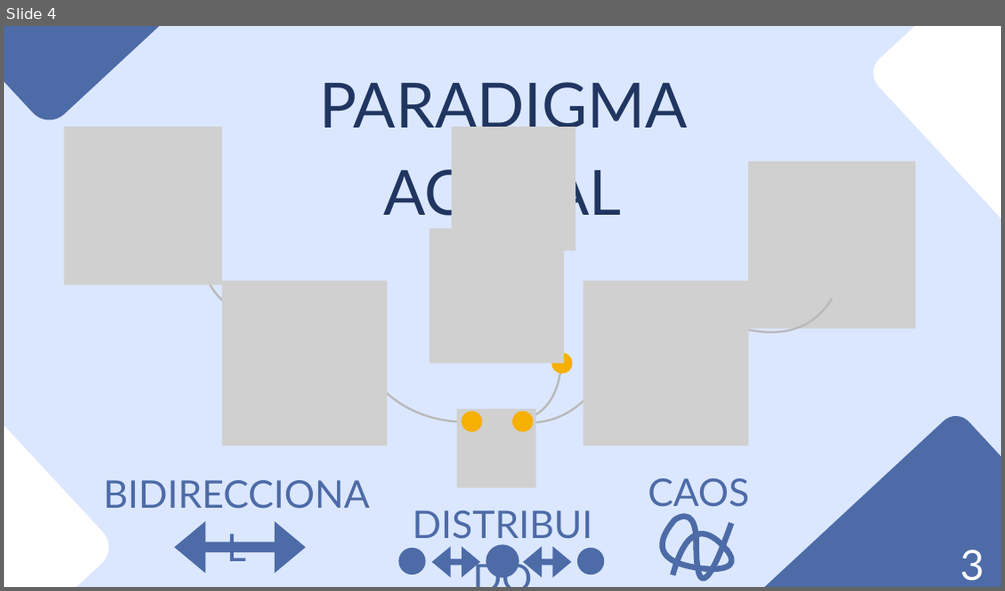
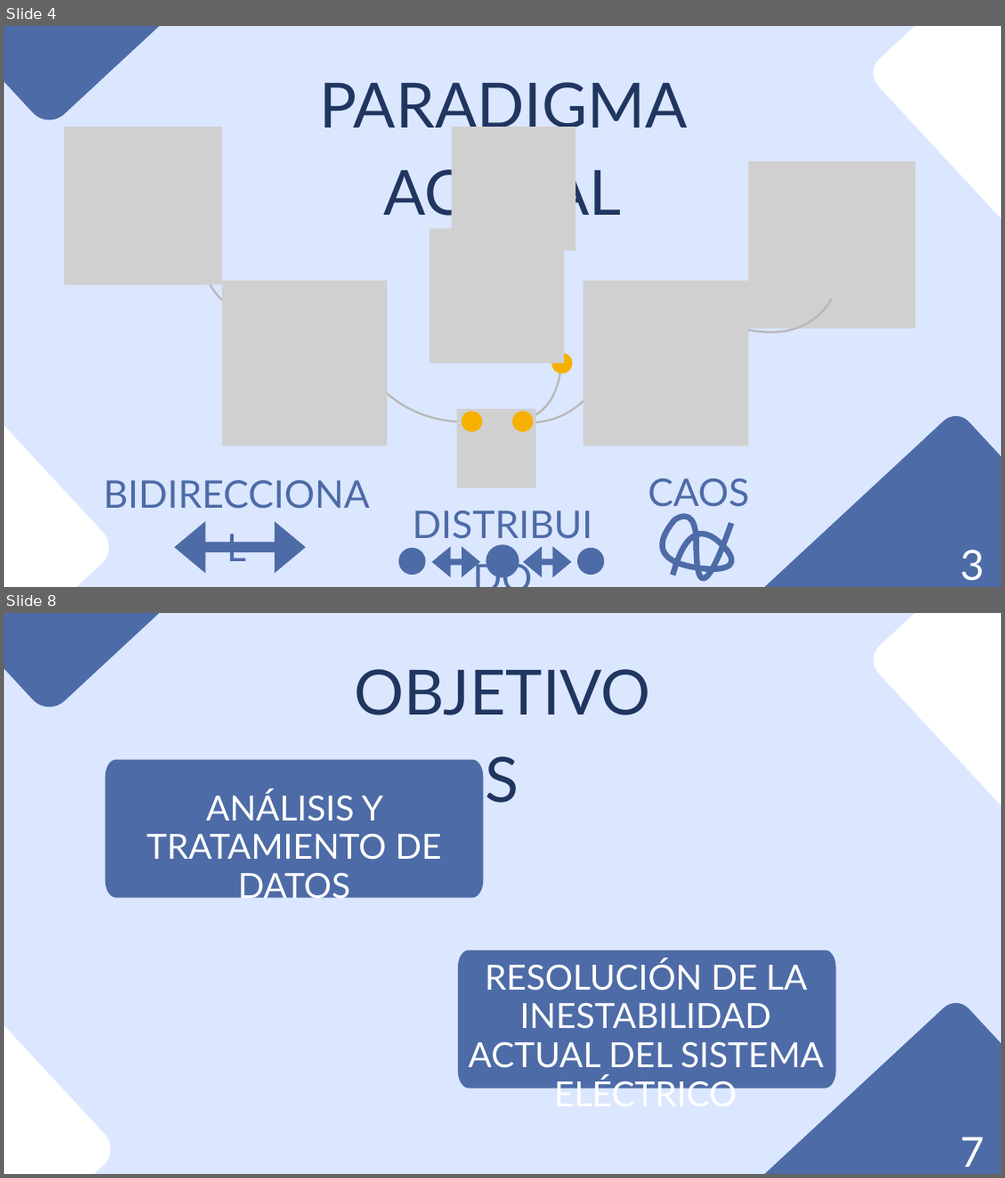
Before and after one commit to danilr16/TFG_Smart_Grids, a slide deck: Smart Grids Control de Redes Eléctricas con IA.pptx. Shown one above the other, each under a label of ours: slide 4 before the commit, slides 4 and 8 after it; the slides between them are not shown. The pictures are 1005x591 and 1005x1178 pixels, drawn with LibreOffice and Linux fonts; fonts in the diff are those of the drawing; grey boxes stand for pictures. Boxes give left, top, right and bottom in pixels: in the first picture for what was removed or moved away, otherwise in the second. Text is boxed around its words. In the diff, an @@ line names an element or a change of style, - is before the commit and + after.

```diff
--- a/Smart Grids Control de Redes Eléctricas con IA.pptx
+++ b/Smart Grids Control de Redes Eléctricas con IA.pptx
@@ slide 8 added at bbox=[4, 613, 1001, 1174], background #DBE7FF @@
@@ freeform shape added at bbox=[4, 613, 287, 716], fill #4D6BA7 @@
@@ freeform shape added at bbox=[865, 613, 1001, 857], fill #FFFFFF @@
@@ text added at bbox=[348, 640, 657, 721], 90 pt, text #203660 @@
+OBJETIVOS
@@ freeform shape added at bbox=[105, 760, 483, 898], fill #4D6BA7 @@
@@ text added at bbox=[146, 790, 442, 905], 50 pt, text #FFFFFF @@
+ANÁLISIS Y TRATAMIENTO DE DATOS
@@ freeform shape added at bbox=[458, 950, 836, 1088], fill #4D6BA7 @@
@@ text added at bbox=[469, 959, 824, 1088], 50 pt, text #FFFFFF @@
+RESOLUCIÓN DE LA INESTABILIDAD ACTUAL DEL SISTEMA ELÉCTRICO
@@ freeform shape added at bbox=[4, 996, 120, 1174], fill #FFFFFF @@
@@ freeform shape added at bbox=[658, 996, 1001, 1174], fill #4D6BA7 @@
@@ text added at bbox=[961, 1136, 985, 1167], 60 pt, text #FFFFFF @@
+7
```
Also in this commit, not shown: 25 slides changed, 2 other slides added, 35 slides removed.
